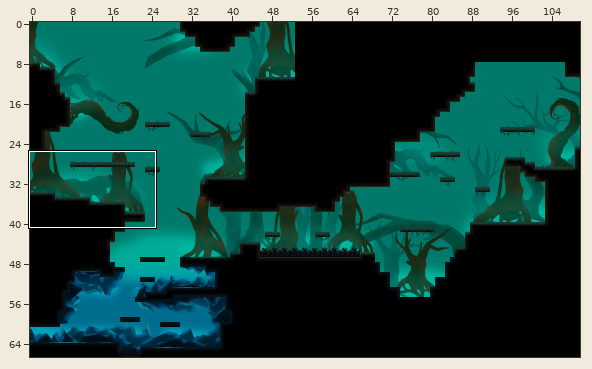
Two versions of a level (Tiled map, Output/Assets/Maps/Map21.tmx). Above: a wide view before the commit, with the close-up outlined.
Close-up. First the earlier version:
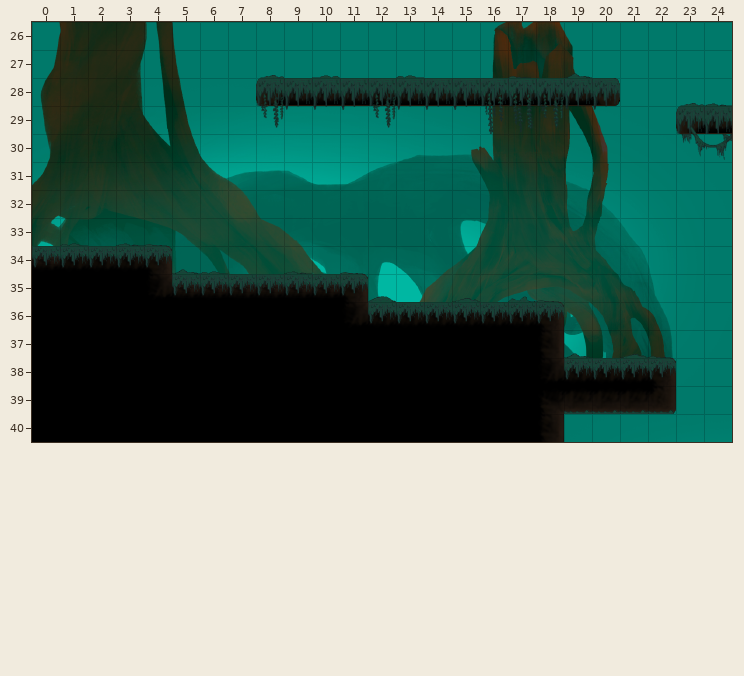
Cells are 64x64 px. Shown: x 0..24, y 26..40. The commit also changed other parts of the map, which this record leaves out.
New version:
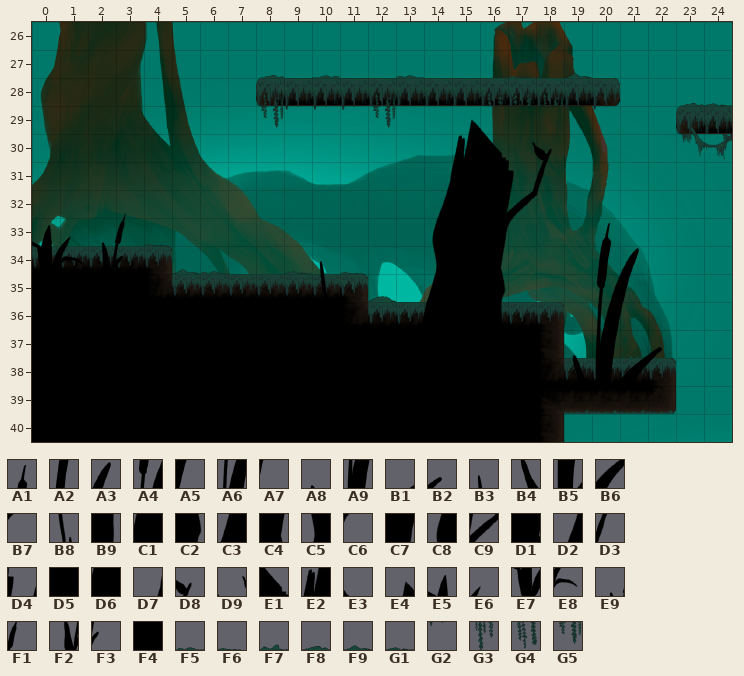
Key: from "Mangrove_Foreground_Plants": A1 309, A2 339, A3 340, A4 369, A5 370, A6 399, A7 400, A8 428, A9 429, B1 430, B2 431, B3 445, B4 458, B5 459, B6 460, B7 461, B8 475; from "Mangrove_Foreground_Tree": B9 2 turned 180, C1 4 turned 180, C2 32 turned 180, C3 34 turned 180, C4 62 turned 180, C5 64 turned 180, C6 91 turned 180, C7 92 turned 180, C8 94 turned 180, C9 121 turned 180, D1 122 turned 180, D2 124 turned 180, D3 150 turned 180, D4 151 turned 180, D5 152 turned 180, D6 153 turned 180, D7 154 turned 180, D8 180 turned 180, D9 181 turned 180, E1 182 turned 180, E2 183 turned 180, E3 212 turned 180, E4 213 turned 180; from "Mangrove_Plants": E5 732, E6 733, E7 762, E8 763, E9 914, F1 915, F2 944, F3 945; from "tiles_cave": F4 11; from "tiles_manglar": F5 6, F6 7, F7 19, F8 29, F9 38, G1 39, G2 73, G3 94, G4 95, G5 96.
__ is an empty cell.
Changes in this commit:
{"where": "layer \"Forward_Layer\""}
{"y":29,"x":15,"old":"G2 G3 G4 G5","new":"E4 E3 __ __"}
{"y":30,"x":15,"old":"__ __ __ __","new":"E2 E1 D9 D8"}
{"y":31,"x":14,"old":"__ __ __ __ __","new":"D7 D6 D5 D4 D3"}
{"y":32,"x":14,"old":"__ __ __ __","new":"D2 F4 D1 C9"}
{"y":33,"x":0,"old":"__ F5 __ G1","new":"E5 E6 E9 F1"}
{"y":33,"x":14,"old":"__ __ __ __","new":"C8 F4 C7 C6"}
{"y":33,"x":20,"old":"__","new":"A1"}
{"y":34,"x":0,"old":"__ __ __ __","new":"E7 E8 F2 F3"}
{"y":34,"x":10,"old":"__","new":"B3"}
{"y":34,"x":14,"old":"__ __ __","new":"C5 F4 C4"}
{"y":34,"x":20,"old":"__ __","new":"A2 A3"}
{"y":35,"x":10,"old":"__","new":"B8"}
{"y":35,"x":14,"old":"__ F8 __ F7 F6","new":"C3 F4 C2 __ __"}
{"y":35,"x":20,"old":"__ __","new":"A4 A5"}
{"y":36,"x":14,"old":"__ __ __","new":"C1 F4 B9"}
{"y":36,"x":20,"old":"__ __","new":"A6 A7"}
{"y":37,"x":19,"old":"F9 __ F8 F6","new":"A8 A9 B1 B2"}
{"y":38,"x":19,"old":"__ __ __ __","new":"B4 B5 B6 B7"}
{"label":"changed","picture_box":[424,106,563,325]}
{"label":"changed","picture_box":[32,218,144,269]}
{"label":"changed","picture_box":[564,223,671,381]}
{"label":"added","picture_box":[319,261,327,296]}
